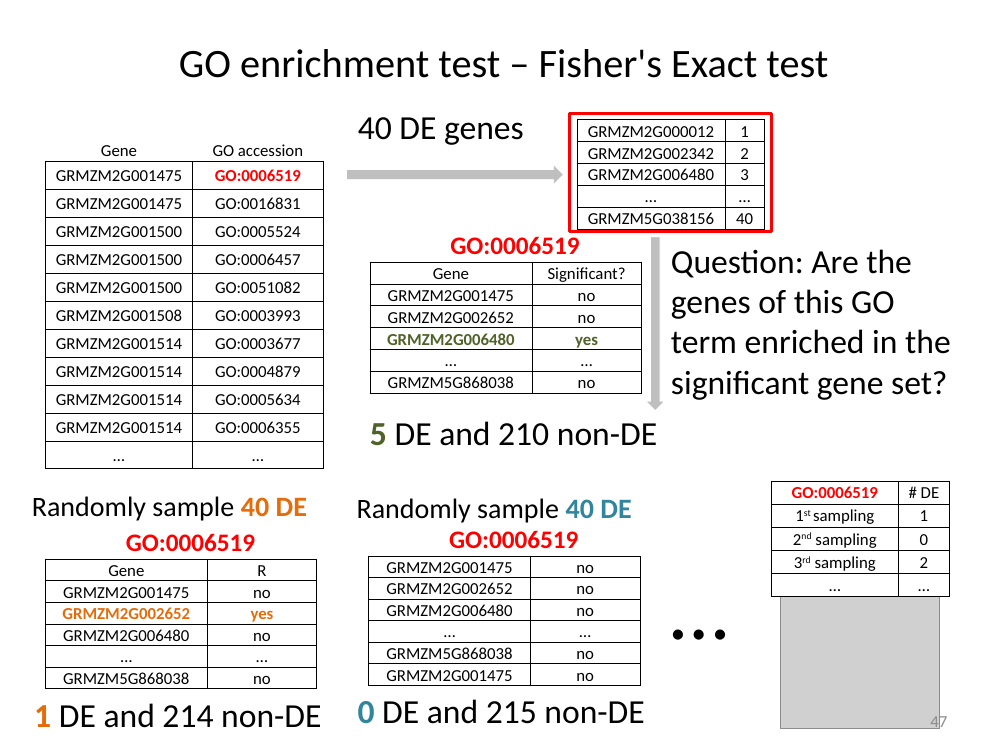
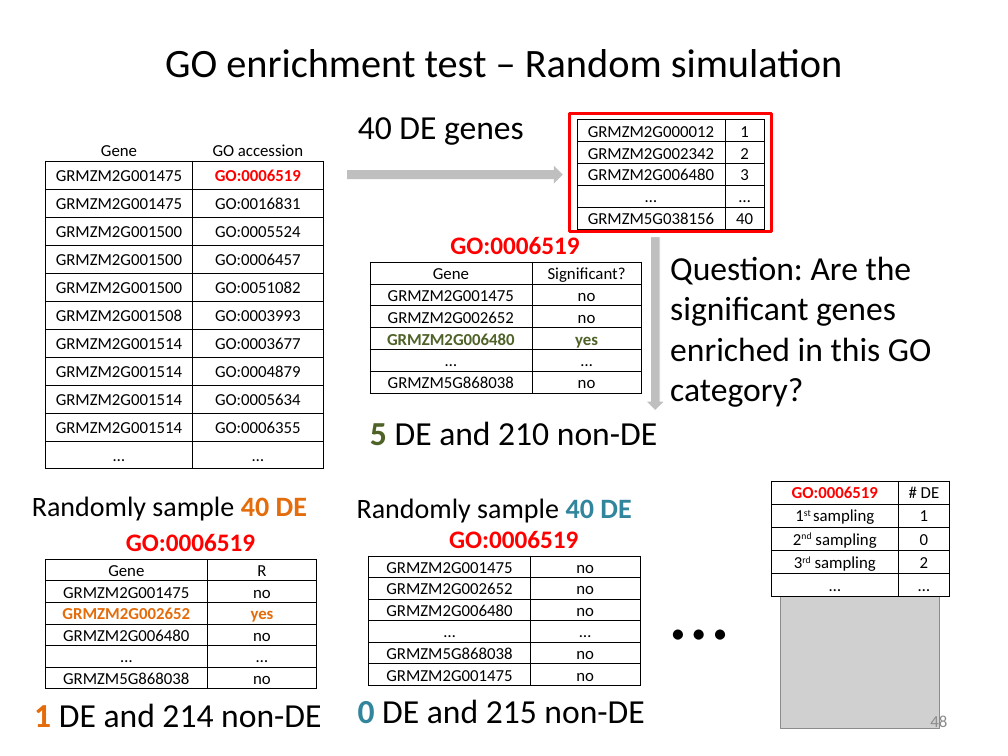
Before and after one commit to liu3zhenlab/teaching, a slide deck: slide 48 of PLPTH813Bioinformatis/2023/lectures/lecture16_DE.pptx (slide 47 before the commit). Drawn at 1008x756 pixels with LibreOffice and Linux fonts; fonts in the diff are those of the drawing; grey boxes stand for pictures. Boxes give left, top, right and bottom in pixels: in the first picture for what was removed or moved away, otherwise in the second. Text is boxed around its words. In the diff, an @@ line names an element or a change of style, - is before the commit and + after.

```diff
--- a/PLPTH813Bioinformatis/2023/lectures/lecture16_DE.pptx
+++ b/PLPTH813Bioinformatis/2023/lectures/lecture16_DE.pptx
@@ title at (165,49,842,78): text changed @@
-GO enrichment test – Fisher's Exact test
+GO enrichment test – Random simulation
@@ text at (670,256,931,407): text changed @@
-Question: Are the genes of this GO term enriched in the significant gene set?
+Question: Are the significant genes enriched in this GO category?
@@ page number at (930,714,947,732): text changed @@
-47
+48
```
Also in this commit, not shown: 14 other slides changed, 1 slide added, 4 other files.
